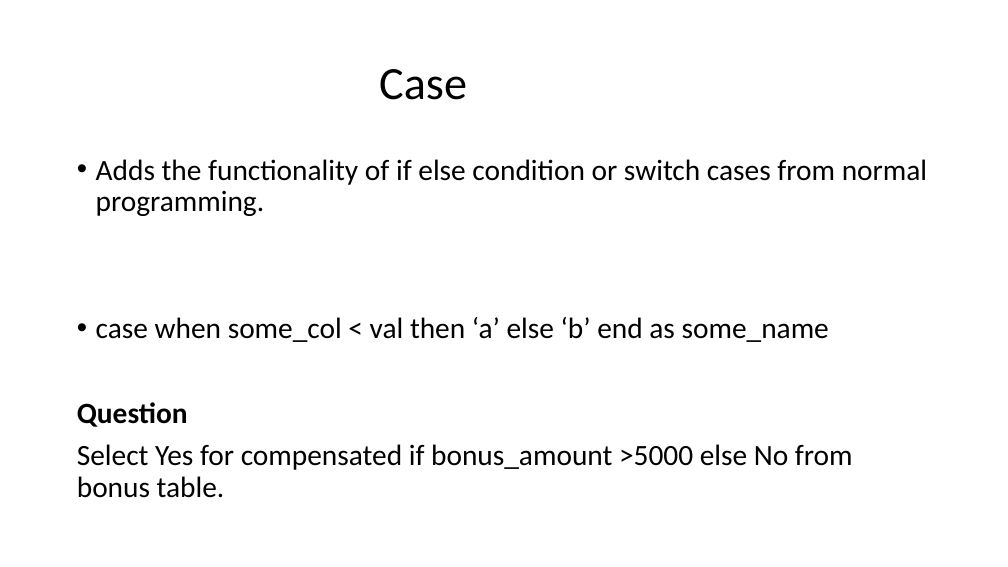
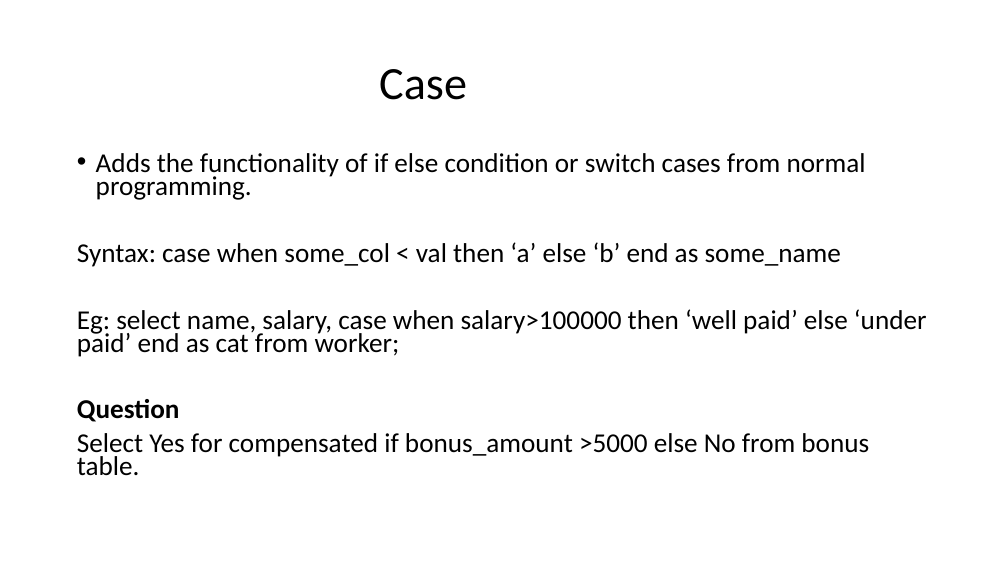
Before and after one commit to vvthakral/data-science-bootcamp, a slide deck: slide 29 of week-2-sql/sql.pptx (slide 30 before the commit). Drawn at 1008x567 pixels with LibreOffice and Linux fonts; fonts in the diff are those of the drawing. Boxes give left, top, right and bottom in pixels: in the first picture for what was removed or moved away, otherwise in the second. Text is boxed around its words. In the diff, an @@ line names an element or a change of style, - is before the commit and + after.

```diff
--- a/week-2-sql/sql.pptx
+++ b/week-2-sql/sql.pptx
@@ text at bbox=[77, 153, 869, 476]: size 28 to 25.9 pt in "Adds the functionality of if else condition ...", "Question", "Select Yes for compensated if bonus_amount >5000 ..."; line spacing 0.9 to 0.7 @@
@@ text at bbox=[77, 242, 927, 357]: text changed; size 28 to 25.9 pt @@
-• case when some_col < val then ‘a’ else ‘b’ end as some_name
+Syntax: case when some_col < val then ‘a’ else ‘b’ end as some_name
+Eg: select name, salary, case when salary>100000 then ‘well paid’ else ‘under paid’ end as cat from worker;
```
Also in this commit, not shown: 3 other slides changed, 1 slide removed.
